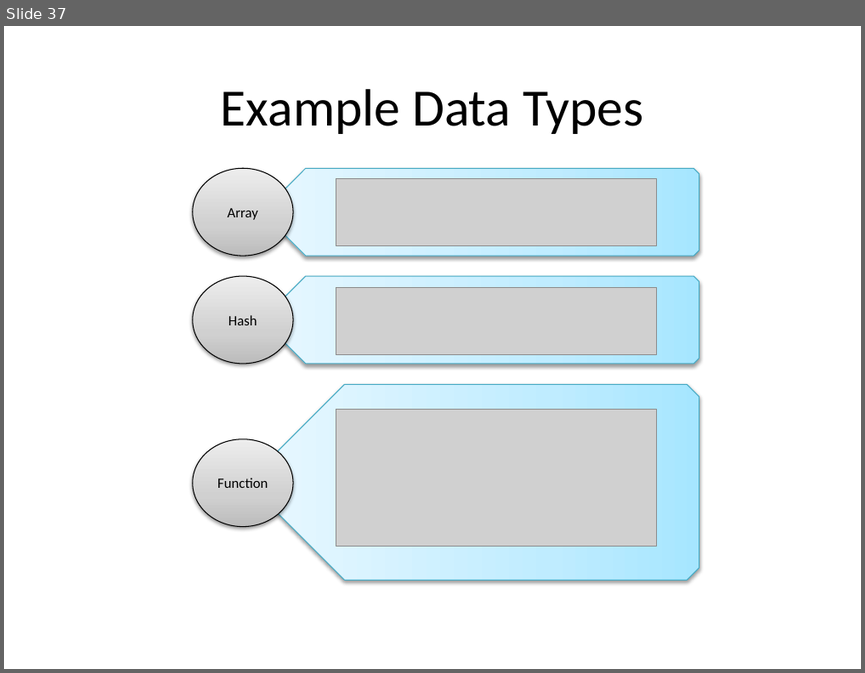
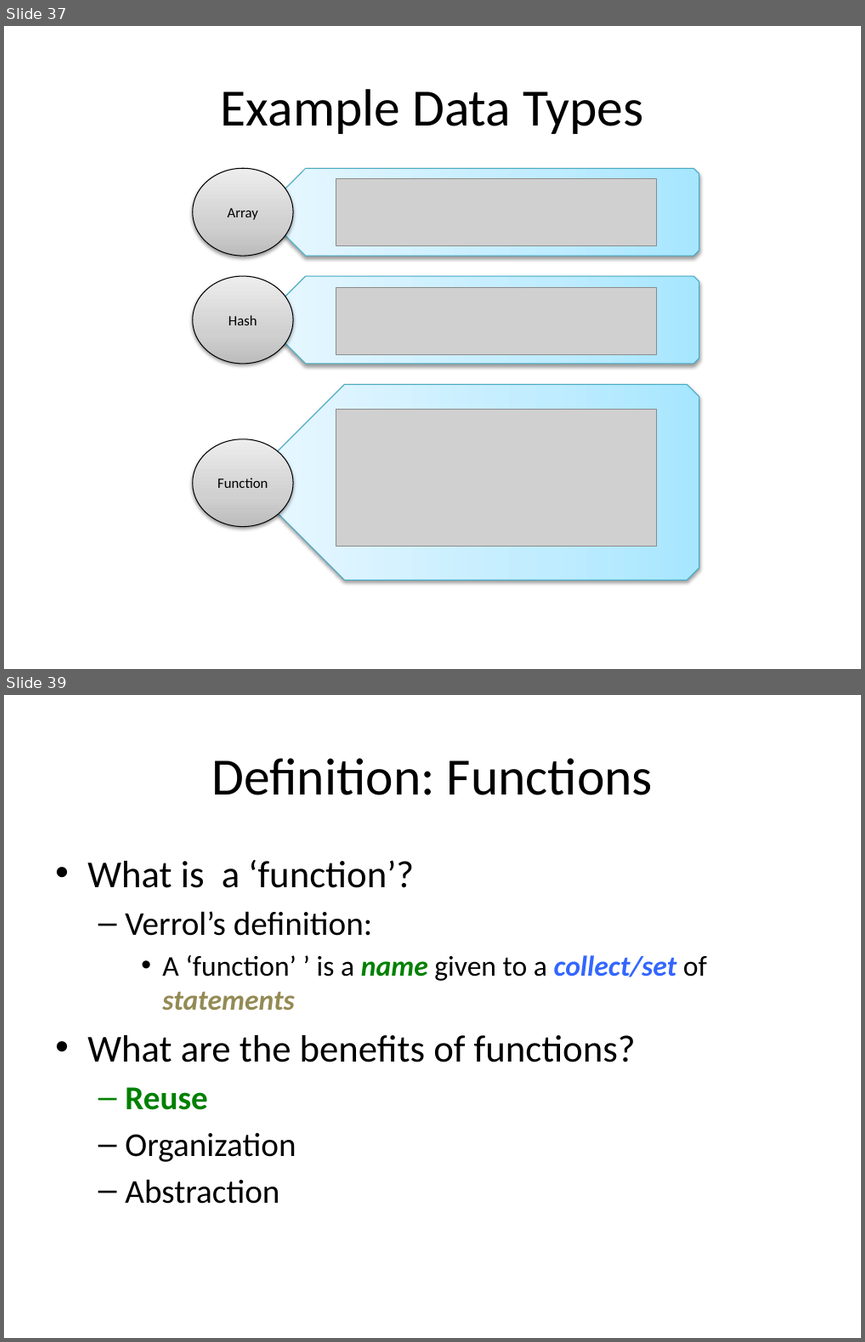
Before and after one commit to xiliax/web-programming-fundamentals, a slide deck: docs/learn-computer-programming.pptx. Shown one above the other, each under a label of ours: slide 37 before the commit, slides 37 and 39 after it; the slides between them are not shown. The pictures are 865x673 and 865x1342 pixels, drawn with LibreOffice and Linux fonts; fonts in the diff are those of the drawing; grey boxes stand for pictures. Boxes give left, top, right and bottom in pixels: in the first picture for what was removed or moved away, otherwise in the second. Text is boxed around its words. In the diff, an @@ line names an element or a change of style, - is before the commit and + after.

Commit message:
Updated documenation and slids for c05s08 - Functions

```diff
--- a/docs/learn-computer-programming.pptx
+++ b/docs/learn-computer-programming.pptx
@@ slide 39 added at <box>4,695,861,1338</box>, background #FFFFFF @@
@@ title added at <box>211,758,653,795</box>, 44 pt, text #000000 @@
+Definition: Functions
@@ text added at <box>87,860,707,1203</box>, 24 pt, text #000000 @@
+• What is a ‘function’?
+  – Verrol’s definition:
+    • A ‘function’ ’ is a name given to a collect/set of statements
+• What are the benefits of functions?
+  – Reuse
+  – Organization
+  – Abstraction
```
Also in this commit, not shown: 7 other slides added, 45 other files.
